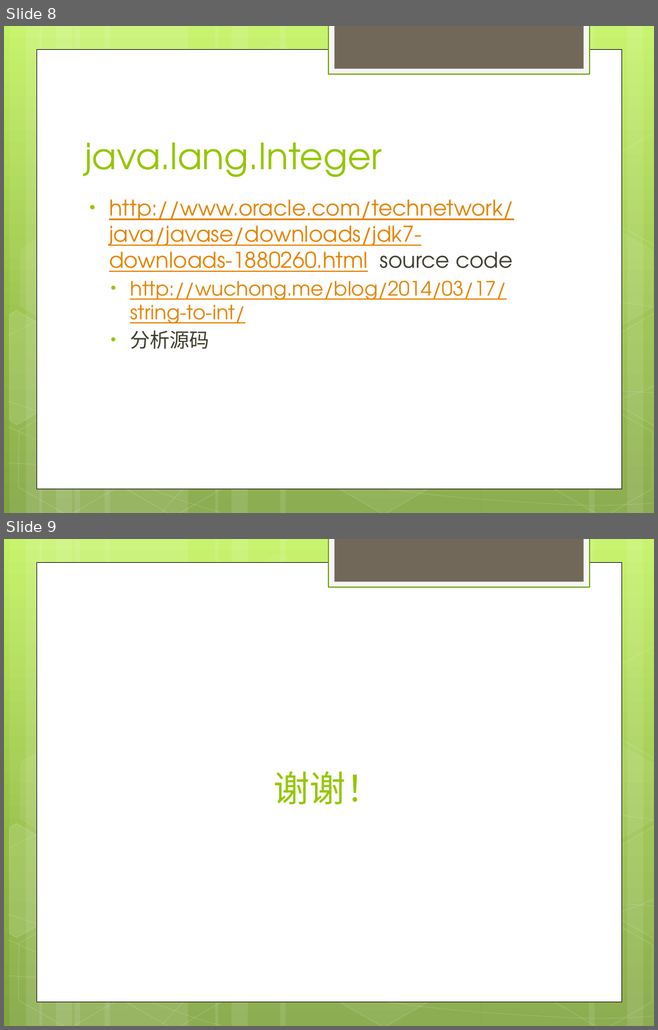
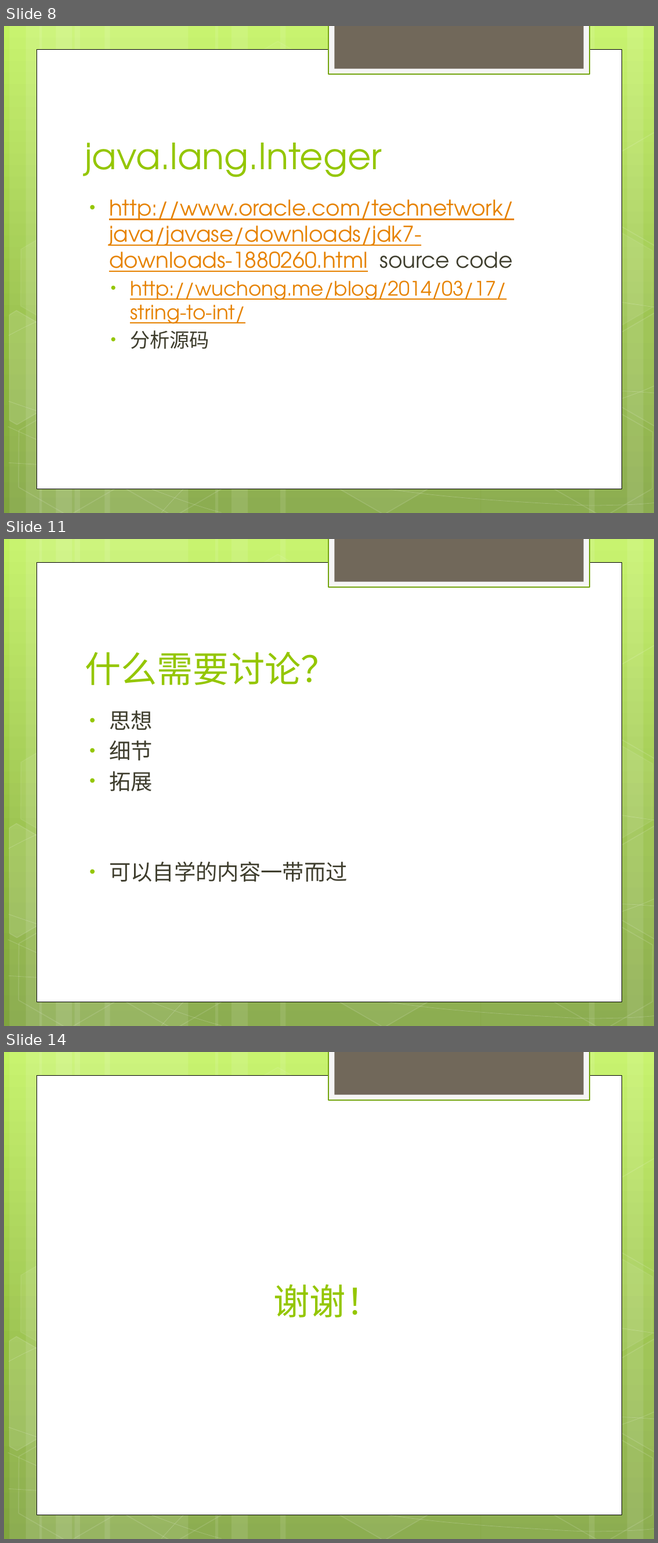
Before and after one commit to novostary/LeetCode, a slide deck: algorithm/string/string - zx.pptx. Shown one above the other, each under a label of ours: slides 8 and 9 before the commit, slides 8, 11 and 14 after it; the slides between them are not shown. The pictures are 658x1030 and 658x1543 pixels, drawn with LibreOffice and Linux fonts; fonts in the diff are those of the drawing. Boxes give left, top, right and bottom in pixels: in the first picture for what was removed or moved away, otherwise in the second. Text is boxed around its words. In the diff, an @@ line names an element or a change of style, - is before the commit and + after.

```diff
--- a/algorithm/string/string - zx.pptx
+++ b/algorithm/string/string - zx.pptx
@@ slide 11 added at (4,539,654,1026), background gradient #C3F35F to #93BF3F to #81A53E; not listed: 31 template elements that a slide beside it also shows @@
@@ title added at (85,652,337,685), 40 pt, text #94C600 @@
+什么需要讨论？
@@ text added at (109,710,347,882), 24 pt, text #3E3D2D @@
+• 思想
+• 细节
+• 拓展
+• 可以自学的内容一带而过
@@ what was slide 9 is now slide 14 @@
```
Also in this commit, not shown: 1 slide changed, 4 other slides added, 10 other files.
